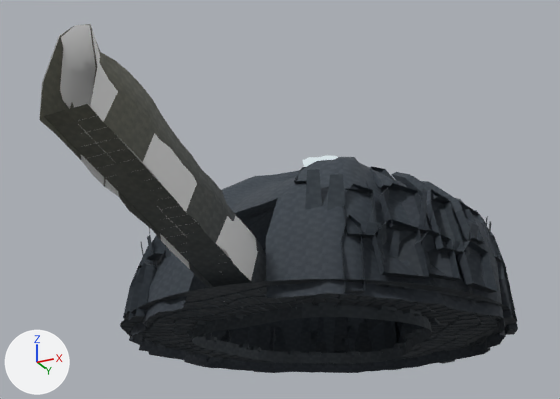
What one commit did to the Blender file art/source/cavern-structure.blend.
One viewpoint serves both versions: a camera (50 mm lens) standing at (31.8, 95.5, -31.0) and looking at (-11.0, 181.1, 7.5). The lights are fixed; the arrows at lower left show +X, +Y and +Z. The first picture is the older version. Objects named as collision shapes, trigger or cutter boxes, shadow casters or lower levels of detail are left out.

In view in the first picture: 'CavernStructure_Rock', 'Descent fractured passage collision source' and 1 more.
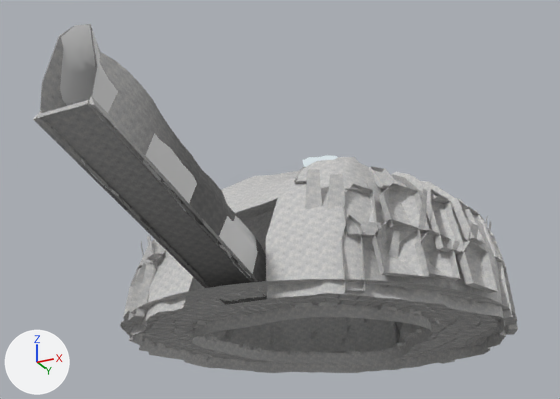
Where the change shows, as pixel boxes [x1, y1, x2, y2] in the pictures (560 x 399 px; the box of a moved part takes in the faces that stretch with it):
'CavernStructure_Rock', recoloured, reshaped (lighter)
    before: [39, 24, 518, 373]
    after: [33, 24, 518, 373]
part 1 of me_cavern_continuous_fractured_shell, moved or reshaped
    before: [44, 104, 97, 127]
    after: [33, 96, 268, 305]
part 2 of me_cavern_continuous_fractured_shell, surface changed
    before: [55, 116, 251, 287]
    after: [99, 112, 235, 260]
part 3 of me_cavern_continuous_fractured_shell, recoloured
    before: [55, 116, 251, 287]
    after: [99, 112, 211, 234]

What changed in the scene script:
```text
Change mat_cavern_layered_mineral_stone___2m_tile:
    where n2 = _N.new('ShaderNodeVertexColor'); n2.name = 'Color Attribute'
    n2.layer_name: 'RockColor' -> 'RuntimeRockColor'
Change me_cavern_continuous_fractured_shell:
    used by ob_cavernstructure_rock; location = (0.0, 0.0, 0.0)
    remove me_cavern_continuous_fractured_shell.from_pydata(...)  # 4986 vertices, 3442 faces; spans x -39.1..15.2, y 141.0..222.2, z -9.1..19.6
    add me_cavern_continuous_fractured_shell.from_pydata(...)  # 5110 vertices, 3521 faces; spans x -39.1..15.2, y 140.6..222.2, z -9.1..19.6
    me_cavern_continuous_fractured_shell part 1: 172 vertices moved from x -14.5..-9.5, y 141.0..174.0, z -7.5..1.7 to x -14.9..-9.1, y 140.6..174.1, z -7.5..1.8; 4 vertices removed from x -14.5..-9.5, y 142.5, z 1.3; 128 vertices added at x -15.4..-8.6, y 140.8..174.2, z -7.9..2.5
    me_cavern_continuous_fractured_shell part 2: 42 kept faces spanning x -14.9..-9.1, y 140.7..174.1, z -7.5..1.8 get new texture (UV) coordinates
    me_cavern_continuous_fractured_shell part 3: 37 kept faces spanning x -14.9..-9.1, y 140.7..174.1, z -7.5..1.8 get new vertex colours; the middle colour goes from dark grey #666b68 to dark grey #636664
```
